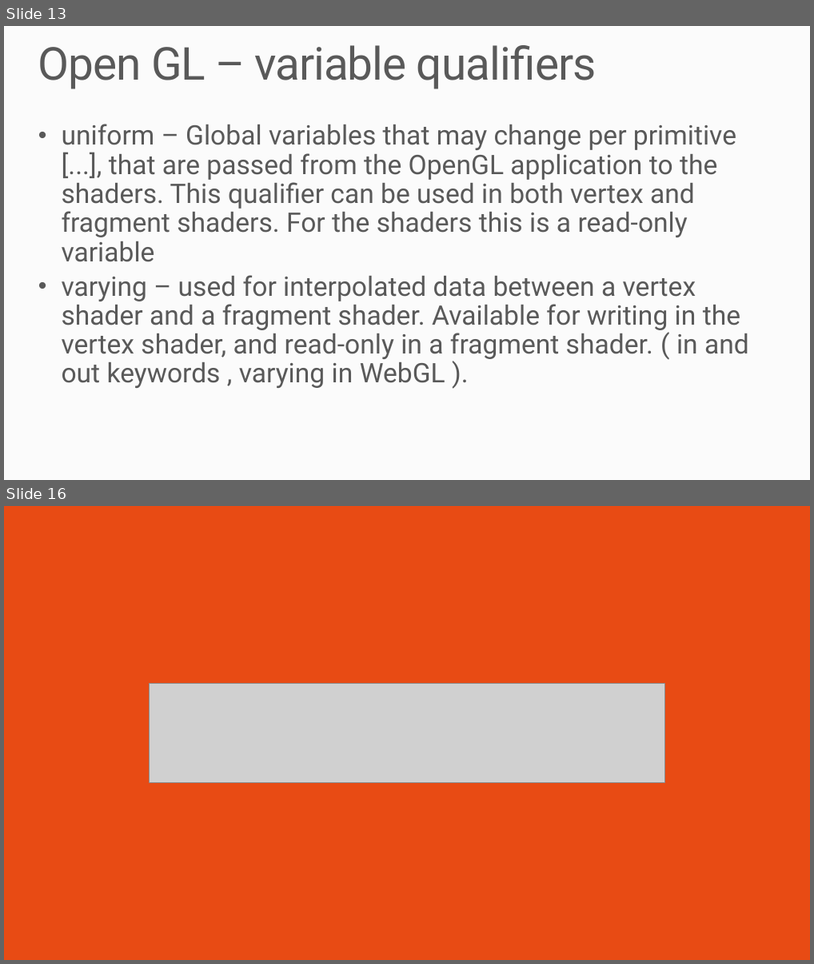
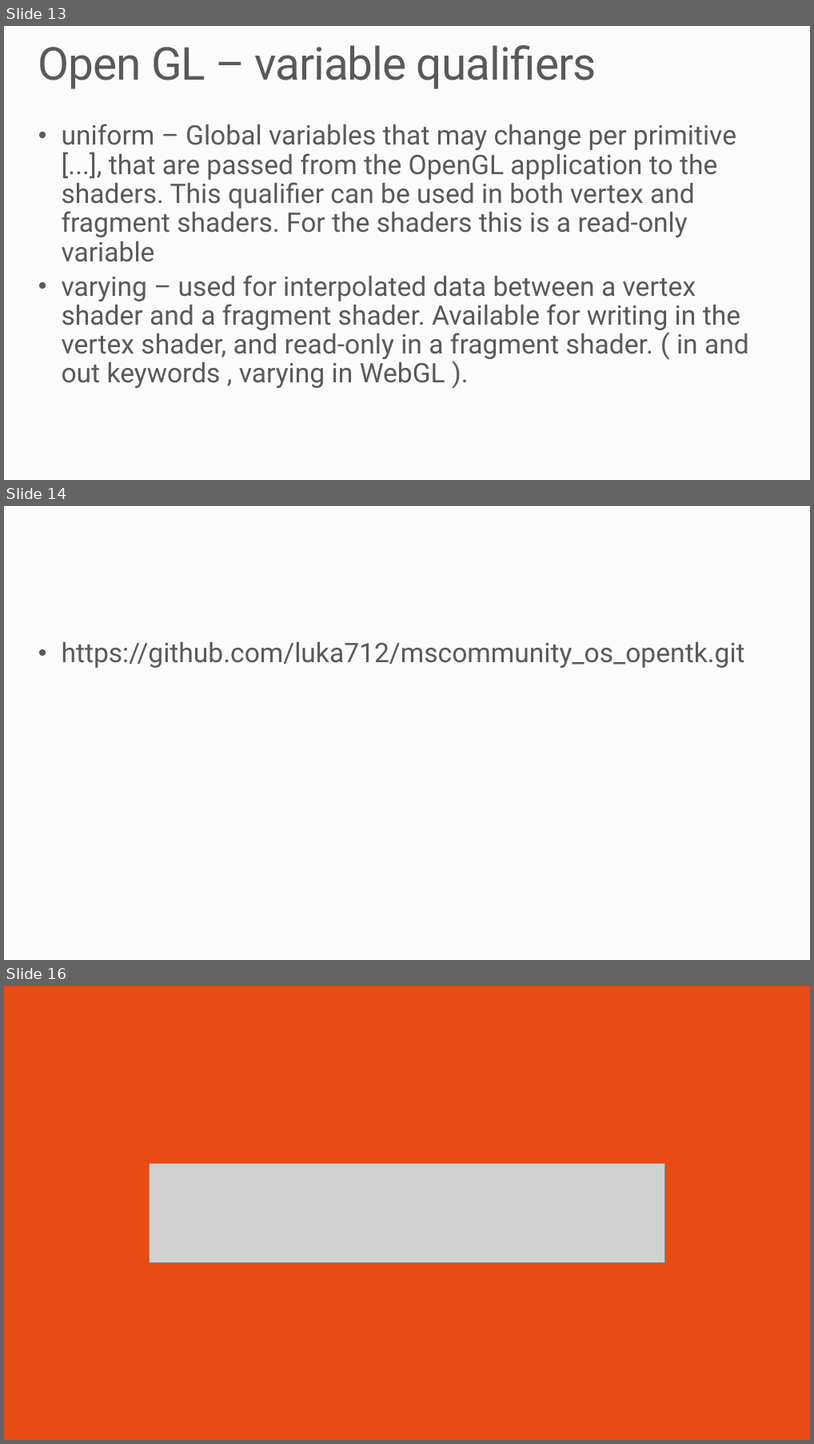
Before and after one commit to luka712/mscommunity_os_opentk, a slide deck: uvod u 3d programiranje.pptx. Shown one above the other, each under a label of ours: slides 13 and 16 before the commit, slides 13, 14 and 16 after it; the slides between them are not shown. The pictures are 814x964 and 814x1444 pixels, drawn with LibreOffice and Linux fonts; fonts in the diff are those of the drawing; grey boxes stand for pictures. Boxes give left, top, right and bottom in pixels: in the first picture for what was removed or moved away, otherwise in the second. Text is boxed around its words. In the diff, an @@ line names an element or a change of style, - is before the commit and + after.

Commit message:
add git slide

```diff
--- a/uvod u 3d programiranje.pptx
+++ b/uvod u 3d programiranje.pptx
@@ slide 14 added at (x1=4, y1=506, x2=810, y2=960), background #FBFBFB @@
@@ text added at (x1=62, y1=642, x2=746, y2=668), 32 pt, text gradient #595959 to #404040 @@
+• https://github.com/luka712/mscommunity_os_opentk.git
```
Also in this commit, not shown: 1 slide changed, 1 slide removed.
